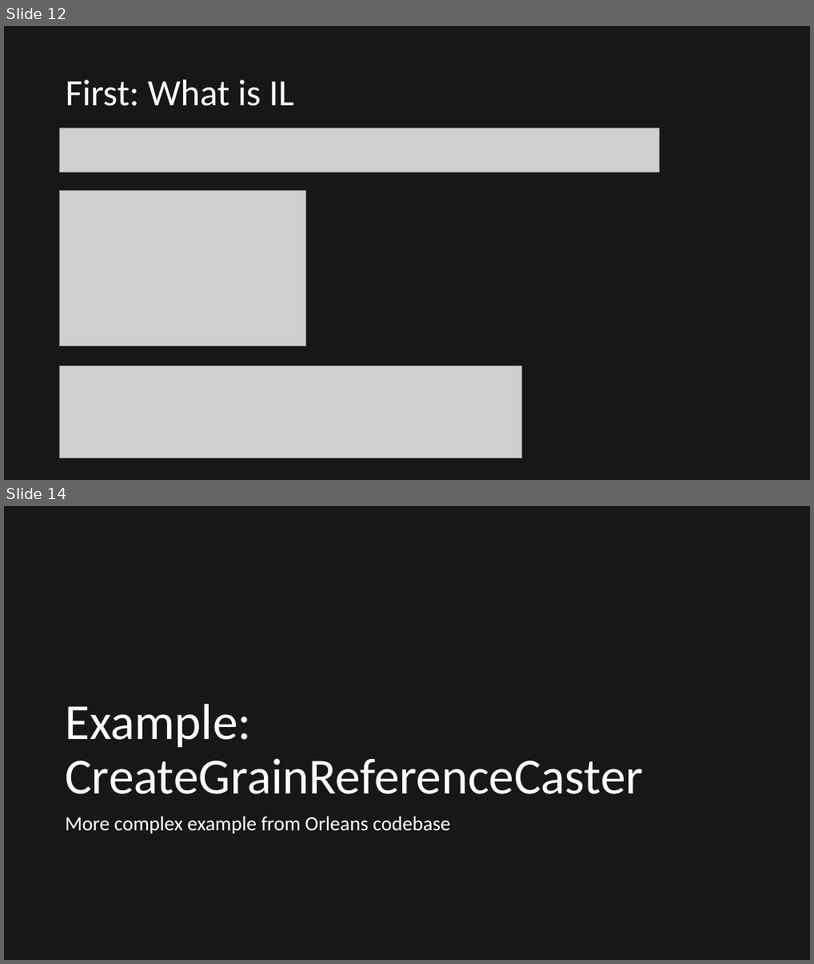
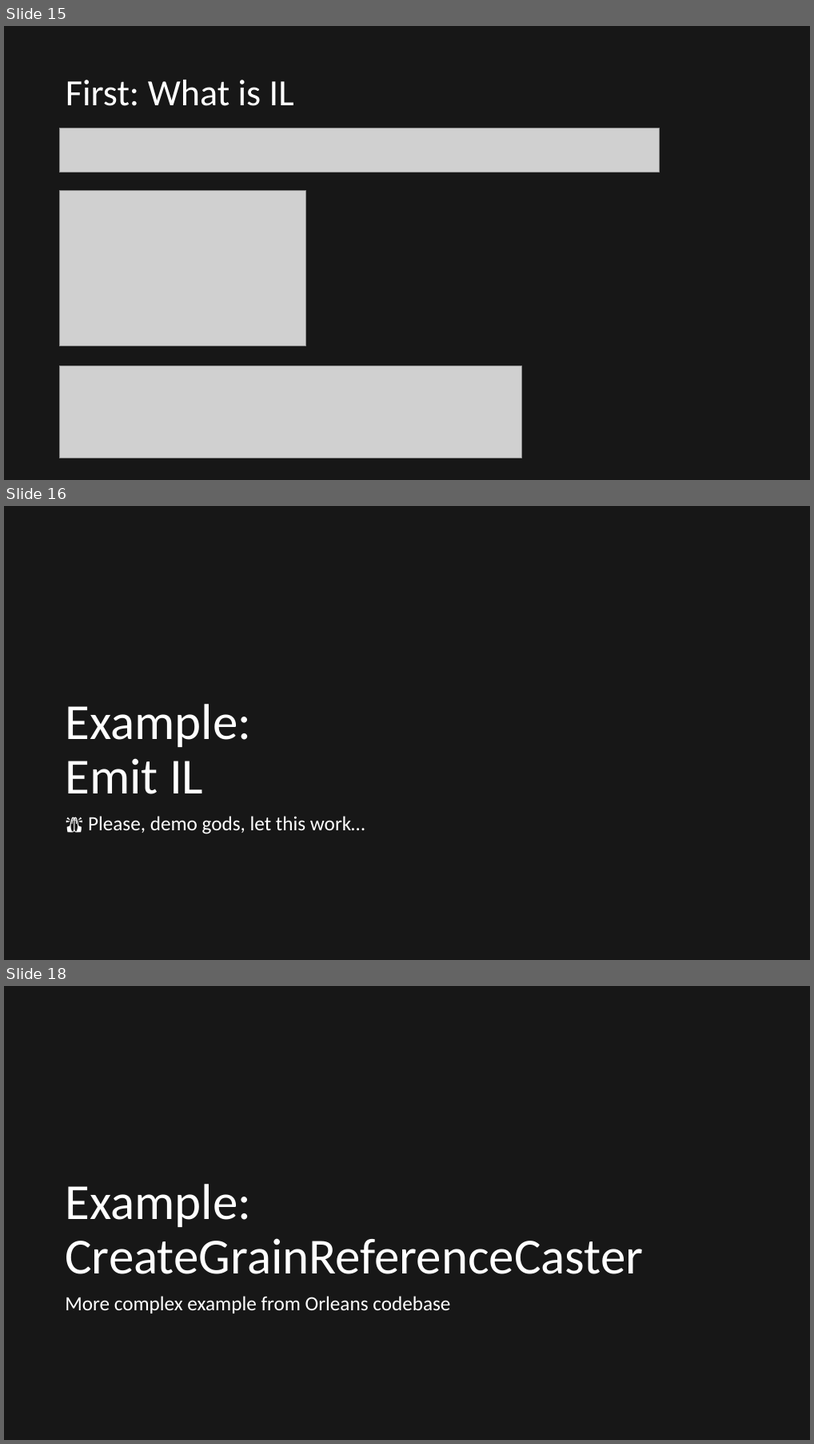
Before and after one commit to ReubenBond/presentations, a slide deck: CodeGen2018/Slides.pptx. Shown one above the other, each under a label of ours: slides 12 and 14 before the commit, slides 15, 16 and 18 after it; the slides between them are not shown. The pictures are 814x964 and 814x1444 pixels, drawn with LibreOffice and Linux fonts; fonts in the diff are those of the drawing; grey boxes stand for pictures. Boxes give left, top, right and bottom in pixels: in the first picture for what was removed or moved away, otherwise in the second. Text is boxed around its words. In the diff, an @@ line names an element or a change of style, - is before the commit and + after.

```diff
--- a/CodeGen2018/Slides.pptx
+++ b/CodeGen2018/Slides.pptx
@@ slide 16 added at box(4, 506, 810, 960), background #171717 @@
@@ title added at box(65, 704, 251, 794), 60 pt, text #FFFFFF @@
+Example:
+Emit IL
@@ text added at box(88, 816, 366, 834), 24 pt, text #FFFFFF @@
+🙏 Please, demo gods, let this work…
@@ what was slide 12 is now slide 15 @@
@@ what was slide 14 is now slide 18 @@
```
Also in this commit, not shown: 5 slides changed, 4 other slides added, 10 other files.
